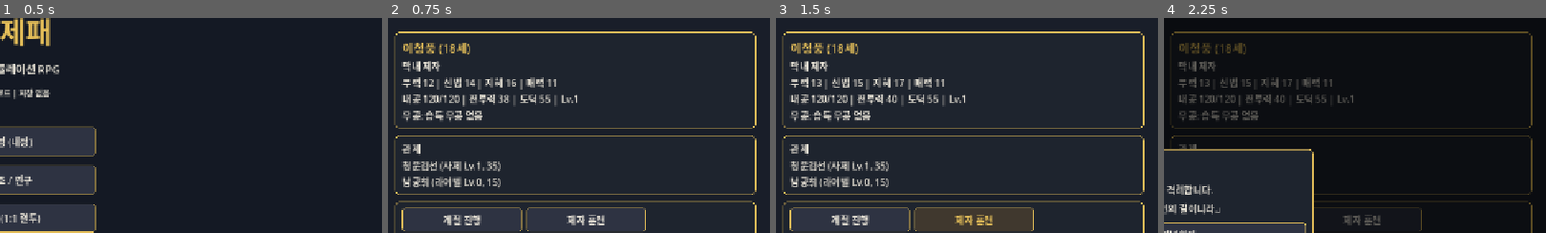
Above: before the commit, frames 1-4 (left to right).
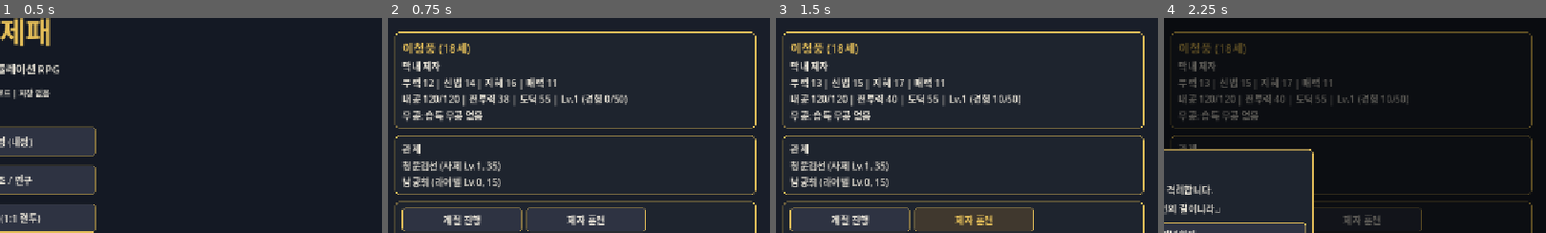
Above: after the commit, the same moments.

Repository: soulfactorx/StrongholdEmpire
Game: Godot game, scene res://scenes/main.tscn
Two runs of this game, one before a commit and one after it. Both use one fixed random seed, a clock stepped at 60 frames per second and the inputs below.
Inputs:
- Up to frame 1 (0.5 s): no input
- Up to frame 2 (0.75 s): click "문파 경영 (내정)" at 0.5 s
- Up to frame 3 (1.5 s): click "제자 훈련" at 1.25 s
- Up to frame 4 (2.25 s): click "계절 진행" at 2 s
The pictures show only the part of the screen within x 50-100%, y 0-50%; the shares and areas given below are measured in that part.

Frame 1 is identical in both runs. In frame 2, 0.4% of the frame differs, in the area x 50-63%, y 35-41%; in frame 3, 0.3%; in frame 4, 0.3%.

Commit message:
세이브에 무공 저장 및 경험치 기반 레벨업 추가
- SaveManager가 캐릭터의 습득 무공을 저장/복원
  (세이브 버전 2, 구버전 세이브는 무공 없이 로드)
- CharacterData.gain_experience: 누적 곡선 25*L*(L-1), 레벨당 능력치·내공 상승,
  leveled_up 시그널, 최대 레벨 제한
- 모든 경험치 획득처가 gain_experience를 사용
- 매년 레벨 +1 고정 상승을 연간 수련 경험치로 대체
- GameManager가 레벨업을 알리고, 경영 화면에 경험치 진행도 표시

Co-Authored-By: Claude Opus 5.5 <noreply@anthropic.com>
Claude-Session: https://claude.ai/code/session_01XbdTiwmV8RT66UTYn7Aesn

Diff:
--- a/scripts/Combat/combat_controller.gd
+++ b/scripts/Combat/combat_controller.gd
@@ -300,7 +300,7 @@
 	_combat_over = true
 	if player_won:
 		_winner = "player"
-		GameManager.player_character.experience += 30
+		GameManager.player_character.gain_experience(30)
 		var rival := RelationshipManager.get_bond_with(GameManager.player_relationships, "npc_rival")
 		if rival:
 			rival.increase_bond(5)
--- a/scripts/Resources/character_data.gd
+++ b/scripts/Resources/character_data.gd
@@ -1,5 +1,9 @@
 class_name CharacterData
 extends Resource
+
+const _Balance = preload("res://scripts/Systems/game_balance.gd")
+
+signal leveled_up(new_level: int)
 
 enum Role {
 	LEADER,
@@ -59,6 +63,32 @@
 	return strength + agility + int(internal_energy_current * 0.1)
 
 
+static func get_experience_for_level(target_level: int) -> int:
+	return _Balance.EXP_PER_LEVEL_STEP * target_level * (target_level - 1)
+
+
+func get_next_level_experience() -> int:
+	return get_experience_for_level(level + 1)
+
+
+## 누적 경험치를 더하고 도달한 만큼 레벨업한다. 오른 레벨 수를 반환한다.
+func gain_experience(amount: int) -> int:
+	if amount <= 0:
+		return 0
+	experience += amount
+	var levels_gained: int = 0
+	while level < _Balance.MAX_LEVEL and experience >= get_next_level_experience():
+		level += 1
+		levels_gained += 1
+		strength += _Balance.LEVEL_UP_STAT_GAIN
+		agility += _Balance.LEVEL_UP_STAT_GAIN
+		wisdom += _Balance.LEVEL_UP_STAT_GAIN
+		internal_energy_max += _Balance.LEVEL_UP_INTERNAL_GAIN
+		restore_internal_energy()
+		leveled_up.emit(level)
+	return levels_gained
+
+
 func restore_internal_energy() -> void:
 	internal_energy_current = internal_energy_max
 
--- a/scripts/Systems/event_manager.gd
+++ b/scripts/Systems/event_manager.gd
@@ -187,7 +187,7 @@
 ) -> Dictionary:
 	if choice_index == 0:
 		character.strength += 1
-		character.experience += 20
+		character.gain_experience(20)
 		sect.reputation += 3
 		character.internal_energy_current = maxi(0, character.internal_energy_current - 15)
 		return {
@@ -256,7 +256,7 @@
 			}
 		story_flags["spy_mission_complete"] = true
 		sect.reputation += 10
-		character.experience += 30
+		character.gain_experience(30)
 		return {"success": true, "message": "임무 성공! 기밀 확보. 명성 +10"}
 	character.agility += 1
 	story_flags["spy_mission_complete"] = true
@@ -272,7 +272,7 @@
 		story_flags["assassin_path"] = true
 		character.morality -= 15
 		character.strength += 1
-		character.experience += 25
+		character.gain_experience(25)
 		return {"success": true, "message": "암살 의뢰 완료. 도덕 -15, 암살자의 길이 열렸습니다."}
 	character.morality += 5
 	return {"success": true, "message": "의뢰를 거절했습니다. 도덕 +5"}
@@ -300,7 +300,7 @@
 	var rival: RelationshipData = RelationshipManager.get_bond_with(relationships, "npc_rival")
 	if choice_index == 0:
 		character.strength += 1
-		character.experience += 20
+		character.gain_experience(20)
 		if rival:
 			rival.increase_bond(10)
 		return {"success": true, "message": "결투에서 승리! 무력 +1, 라이벌 유대 +10"}
--- a/scripts/Systems/game_balance.gd
+++ b/scripts/Systems/game_balance.gd
@@ -26,6 +26,13 @@
 const LEADER_REPUTATION_REQ := 75
 const LEADER_DISCIPLE_REQ := 18
 
+# 성장
+const EXP_PER_LEVEL_STEP := 25  # 누적 경험치 요구량: 25 * L * (L - 1)
+const MAX_LEVEL := 20
+const YEARLY_TRAINING_EXP := 40
+const LEVEL_UP_STAT_GAIN := 1
+const LEVEL_UP_INTERNAL_GAIN := 10
+
 # 레거시
 const RETIRE_AGE := 55
 const RETIRE_LEVEL := 10
--- a/scripts/Systems/game_manager.gd
+++ b/scripts/Systems/game_manager.gd
@@ -2,6 +2,7 @@
 
 const _ModLoader = preload("res://scripts/Systems/mod_loader.gd")
 const _SaveManager = preload("res://scripts/Systems/save_manager.gd")
+const _Balance = preload("res://scripts/Systems/game_balance.gd")
 
 const SEASONS: Array[String] = ["봄", "여름", "가을", "겨울"]
 
@@ -26,7 +27,7 @@
 
 
 func _initialize_new_game() -> void:
-	player_character = _create_default_character()
+	_set_player_character(_create_default_character())
 	player_sect = _create_default_sect()
 	player_relationships = RelationshipManager.create_default_relationships()
 	triggered_event_ids.clear()
@@ -63,6 +64,20 @@
 	return sect
 
 
+func _set_player_character(character: CharacterData) -> void:
+	if player_character and player_character.leveled_up.is_connected(_on_player_leveled_up):
+		player_character.leveled_up.disconnect(_on_player_leveled_up)
+	player_character = character
+	player_character.leveled_up.connect(_on_player_leveled_up)
+
+
+func _on_player_leveled_up(new_level: int) -> void:
+	EventBus.action_message.emit(
+		"%s의 경지가 올랐습니다! Lv.%d" % [player_character.display_name, new_level]
+	)
+	EventBus.character_updated.emit(player_character)
+
+
 func get_current_season() -> String:
 	return SEASONS[current_season_index]
 
@@ -109,7 +124,7 @@
 func _process_yearly_events() -> void:
 	player_character.age += 1
 	player_character.restore_internal_energy()
-	player_character.level += 1
+	player_character.gain_experience(_Balance.YEARLY_TRAINING_EXP)
 	EventBus.character_updated.emit(player_character)
 
 
@@ -201,7 +216,7 @@
 	legacy_records.append(legacy)
 	generation += 1
 
-	player_character = LegacyManager.create_successor(legacy, player_sect)
+	_set_player_character(LegacyManager.create_successor(legacy, player_sect))
 	LegacyManager.apply_legacy_bonuses(player_sect, legacy)
 	player_relationships = RelationshipManager.create_default_relationships()
 	triggered_event_ids.clear()
@@ -244,7 +259,7 @@
 
 func save_game() -> Dictionary:
 	var state: Dictionary = {
-		"version": 1,
+		"version": _SaveManager.SAVE_VERSION,
 		"current_year": current_year,
 		"current_season_index": current_season_index,
 		"generation": generation,
@@ -280,7 +295,7 @@
 		triggered_event_ids.append(event_id)
 	current_ending_id = data.get("current_ending_id", "")
 	pending_event.clear()
-	player_character = _SaveManager.deserialize_character(data.get("character", {}))
+	_set_player_character(_SaveManager.deserialize_character(data.get("character", {})))
 	player_sect = _SaveManager.deserialize_sect(data.get("sect", {}))
 	player_relationships = _SaveManager.deserialize_relationships(data.get("relationships", []))
 	legacy_records = _SaveManager.deserialize_legacy(data.get("legacy_records", []))
--- a/scripts/Systems/legacy_manager.gd
+++ b/scripts/Systems/legacy_manager.gd
@@ -55,7 +55,7 @@
 	character.internal_energy_max = 100 + legacy.legacy_points
 	character.internal_energy_current = character.internal_energy_max
 	character.morality = 55
-	character.experience = legacy.legacy_points / 2
+	character.gain_experience(legacy.legacy_points / 2)
 	return character
 
 
--- a/scripts/Systems/save_manager.gd
+++ b/scripts/Systems/save_manager.gd
@@ -2,6 +2,7 @@
 extends RefCounted
 
 const SAVE_PATH := "user://save_slot_1.json"
+const SAVE_VERSION := 2
 
 
 static func save_game(state: Dictionary) -> Dictionary:
@@ -41,7 +42,34 @@
 		"experience": character.experience,
 		"age": character.age,
 		"morality": character.morality,
+		"martial_arts": serialize_martial_arts(character.martial_arts),
 	}
+
+
+static func serialize_martial_arts(arts: Array[MartialArtData]) -> Array:
+	var result: Array = []
+	for art in arts:
+		var effects: Array = []
+		for effect in art.special_effects:
+			effects.append(int(effect))
+		result.append({
+			"id": art.id,
+			"display_name": art.display_name,
+			"category": art.category,
+			"element": art.element,
+			"yin_yang": art.yin_yang,
+			"special_effects": effects,
+			"research_cost": art.research_cost,
+			"complexity": art.complexity,
+			"internal_cost": art.internal_cost,
+			"action_cost": art.action_cost,
+			"damage": art.damage,
+			"range": art.range,
+			"heal_amount": art.heal_amount,
+			"move_bonus": art.move_bonus,
+			"description": art.description,
+		})
+	return result
 
 
 static func serialize_sect(sect: SectData) -> Dictionary:
@@ -101,7 +129,32 @@
 	character.experience = data.get("experience", 0)
 	character.age = data.get("age", 18)
 	character.morality = data.get("morality", 50)
+	character.martial_arts = deserialize_martial_arts(data.get("martial_arts", []))
 	return character
+
+
+static func deserialize_martial_arts(data: Array) -> Array[MartialArtData]:
+	var result: Array[MartialArtData] = []
+	for entry in data:
+		var art := MartialArtData.new()
+		art.id = entry.get("id", "")
+		art.display_name = entry.get("display_name", "미명무공")
+		art.category = int(entry.get("category", MartialArtData.Category.SWORD))
+		art.element = int(entry.get("element", MartialArtData.FiveElement.NONE))
+		art.yin_yang = int(entry.get("yin_yang", MartialArtData.YinYang.BALANCED))
+		for effect in entry.get("special_effects", []):
+			art.special_effects.append(int(effect) as MartialArtData.SpecialEffect)
+		art.research_cost = int(entry.get("research_cost", 30))
+		art.complexity = int(entry.get("complexity", 1))
+		art.internal_cost = int(entry.get("internal_cost", 15))
+		art.action_cost = int(entry.get("action_cost", 2))
+		art.damage = int(entry.get("damage", 10))
+		art.range = int(entry.get("range", 1))
+		art.heal_amount = int(entry.get("heal_amount", 0))
+		art.move_bonus = int(entry.get("move_bonus", 0))
+		art.description = entry.get("description", "")
+		result.append(art)
+	return result
 
 
 static func deserialize_sect(data: Dictionary) -> SectData:
--- a/scripts/Systems/sect_manager.gd
+++ b/scripts/Systems/sect_manager.gd
@@ -16,7 +16,7 @@
 	character.strength += 1
 	character.agility += 1
 	character.wisdom += 1
-	character.experience += 10
+	character.gain_experience(10)
 	return {"success": true, "message": "제자 훈련 완료! 문파 전력이 강해졌습니다."}
 
 
--- a/scripts/Systems/sect_war_manager.gd
+++ b/scripts/Systems/sect_war_manager.gd
@@ -79,7 +79,7 @@
 		var gold_gain: int = 40 + wins * 15
 		player_sect.reputation += rep_gain
 		player_sect.gold += gold_gain
-		player_character.experience += 25
+		player_character.gain_experience(25)
 		return {
 			"success": true,
 			"victory": true,
--- a/scripts/UI/management_screen.gd
+++ b/scripts/UI/management_screen.gd
@@ -69,7 +69,7 @@
 	character_name_label.text = "%s (%d세)" % [character.display_name, character.age]
 	character_role_label.text = character.get_role_name()
 	character_stats_label.text = (
-		"무력 %d | 신법 %d | 지혜 %d | 매력 %d\n내공 %d/%d | 전투력 %d | 도덕 %d | Lv.%d"
+		"무력 %d | 신법 %d | 지혜 %d | 매력 %d\n내공 %d/%d | 전투력 %d | 도덕 %d | Lv.%d (경험 %d/%d)"
 		% [
 			character.strength,
 			character.agility,
@@ -80,6 +80,8 @@
 			character.get_combat_power(),
 			character.morality,
 			character.level,
+			character.experience,
+			character.get_next_level_experience(),
 		]
 	)
 	martial_arts_label.text = "무공: %s" % character.get_martial_arts_text()
